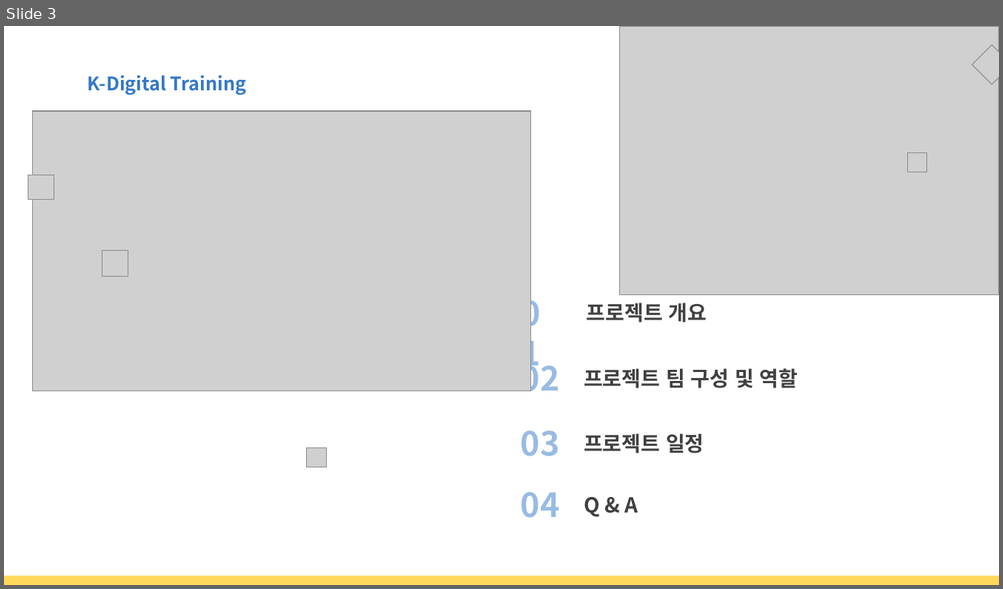
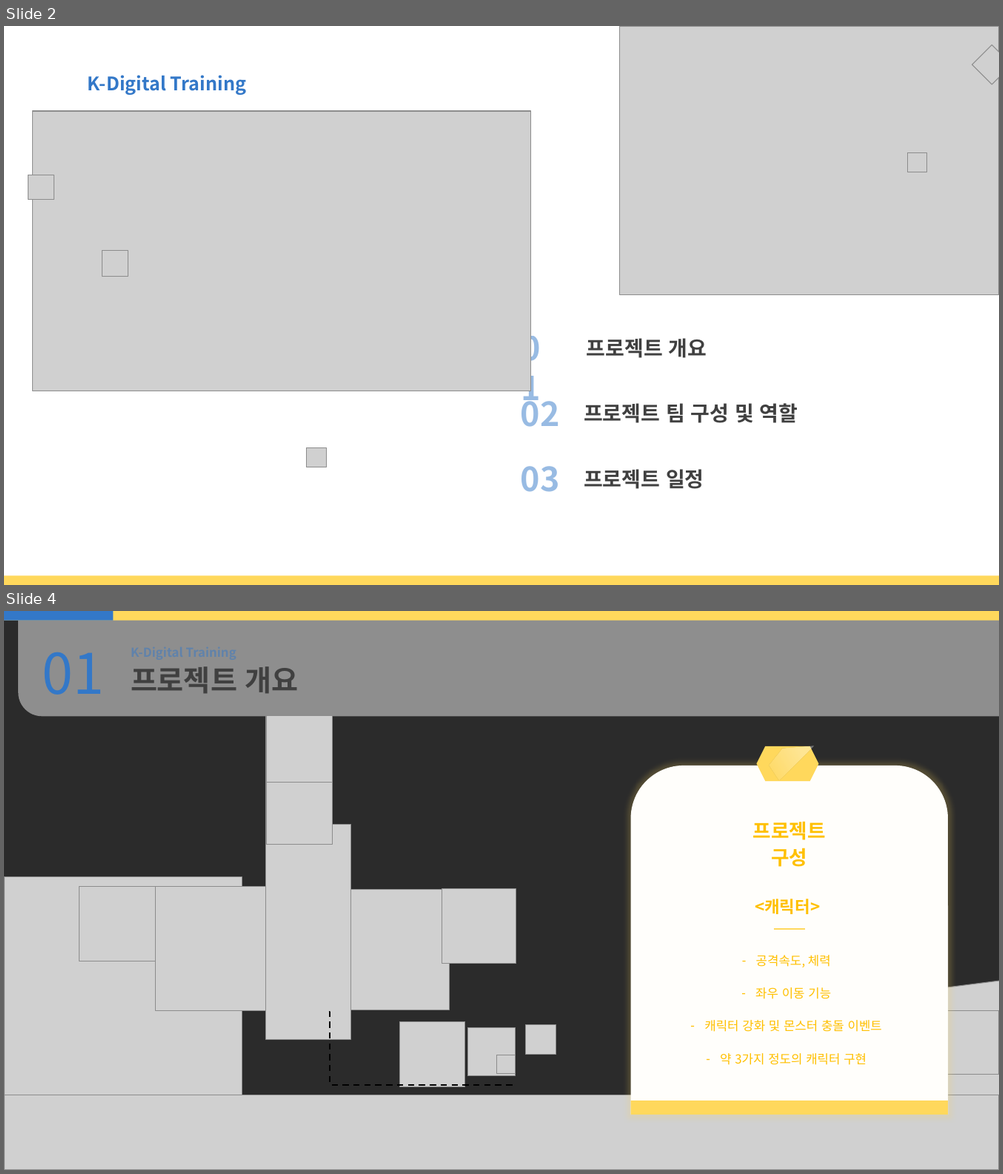
Before and after one commit to seojin0806/html_teamproject, a slide deck: 문서/제안서발표자료(수정중).pptx. Shown one above the other, each under a label of ours: slide 3 before the commit, slides 2 and 4 after it; the slides between them are not shown. The pictures are 1003x589 and 1003x1174 pixels, drawn with LibreOffice and Linux fonts; fonts in the diff are those of the drawing; grey boxes stand for pictures; background and template pictures are left out; a plain dark background stands for a picture behind light text. Boxes give left, top, right and bottom in pixels: in the first picture for what was removed or moved away, otherwise in the second. Text is boxed around its words. In the diff, an @@ line names an element or a change of style, - is before the commit and + after.

```diff
--- a/문서/제안서발표자료(수정중).pptx
+++ b/문서/제안서발표자료(수정중).pptx
@@ slide 4 added at (x1=4, y1=611, x2=999, y2=1170), background picture (left out) @@
@@ rectangle added at (x1=4, y1=611, x2=999, y2=620), fill #FFD85C @@
@@ rectangle added at (x1=4, y1=611, x2=113, y2=620), fill #3378C8 @@
@@ round rect added at (x1=18, y1=617, x2=999, y2=717), fill #F2F2F2 at 50% opacity @@
@@ text added at (x1=34, y1=638, x2=138, y2=706), 54 pt, text #3378C8 @@
+01
@@ text added at (x1=123, y1=641, x2=307, y2=664), 12 pt, text #3378C8 at 50% opacity, bold @@
+K-Digital Training
@@ text added at (x1=131, y1=667, x2=299, y2=693), 28 pt, text #404040, bold @@
+프로젝트 개요
@@ picture added at (x1=266, y1=716, x2=333, y2=783) @@
@@ picture added at (x1=266, y1=778, x2=333, y2=845) @@
@@ picture added at (x1=266, y1=824, x2=351, y2=1039) @@
@@ picture added at (x1=4, y1=877, x2=242, y2=1110) @@
@@ picture added at (x1=79, y1=886, x2=156, y2=961) @@
@@ picture added at (x1=156, y1=886, x2=305, y2=1011) @@
@@ picture added at (x1=287, y1=890, x2=449, y2=1010) @@
@@ picture added at (x1=441, y1=889, x2=516, y2=964) @@
@@ group added at (x1=631, y1=742, x2=948, y2=1116): 3 texts, 1 round same rect, 1 rectangle, 1 hexagon, 1 freeform shape, 1 line @@
+2
+프로젝트
+구성
+<캐릭터>
+– 공격속도, 체력
+– 좌우 이동 기능
+– 캐릭터 강화 및 몬스터 충돌 이벤트
+– 약 3가지 정도의 캐릭터 구현
@@ picture added at (x1=700, y1=981, x2=999, y2=1170) @@
@@ picture added at (x1=4, y1=1030, x2=122, y2=1169) @@
@@ elbow line added from (329, 1011) to (514, 1085), #000000 1.5 pt dashed @@
@@ picture added at (x1=400, y1=1022, x2=465, y2=1087) @@
@@ picture added at (x1=467, y1=1028, x2=515, y2=1076) @@
@@ picture added at (x1=526, y1=1025, x2=555, y2=1055) @@
@@ picture added at (x1=903, y1=1011, x2=999, y2=1074) @@
@@ picture added at (x1=496, y1=1056, x2=515, y2=1074) @@
@@ picture added at (x1=4, y1=1095, x2=999, y2=1170) @@
@@ what was slide 3 is now slide 2 @@
@@ slide 2 changed as well @@
@@ 4 texts moved together from (x1=514, y1=289, x2=798, y2=392) to (x1=514, y1=324, x2=798, y2=427) @@
@@ text "03" moved from (x1=521, y1=431, x2=560, y2=457) to (x1=521, y1=466, x2=560, y2=492) @@
@@ text "프로젝트 일정" moved from (x1=583, y1=434, x2=704, y2=454) to (x1=583, y1=469, x2=704, y2=489) @@
@@ text removed at (x1=521, y1=492, x2=560, y2=518) @@
-04
@@ text removed at (x1=583, y1=497, x2=637, y2=517) @@
-Q & A
```
Also in this commit, not shown: 4 other slides changed, 5 other slides added, 8 slides removed.
